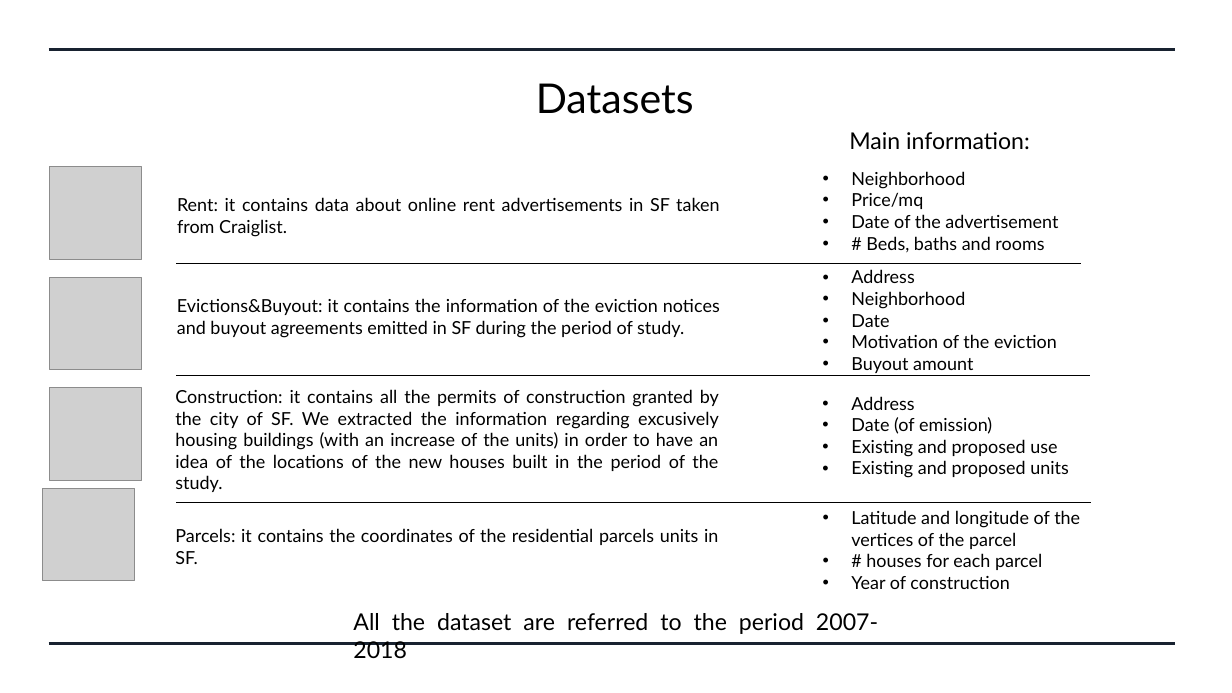
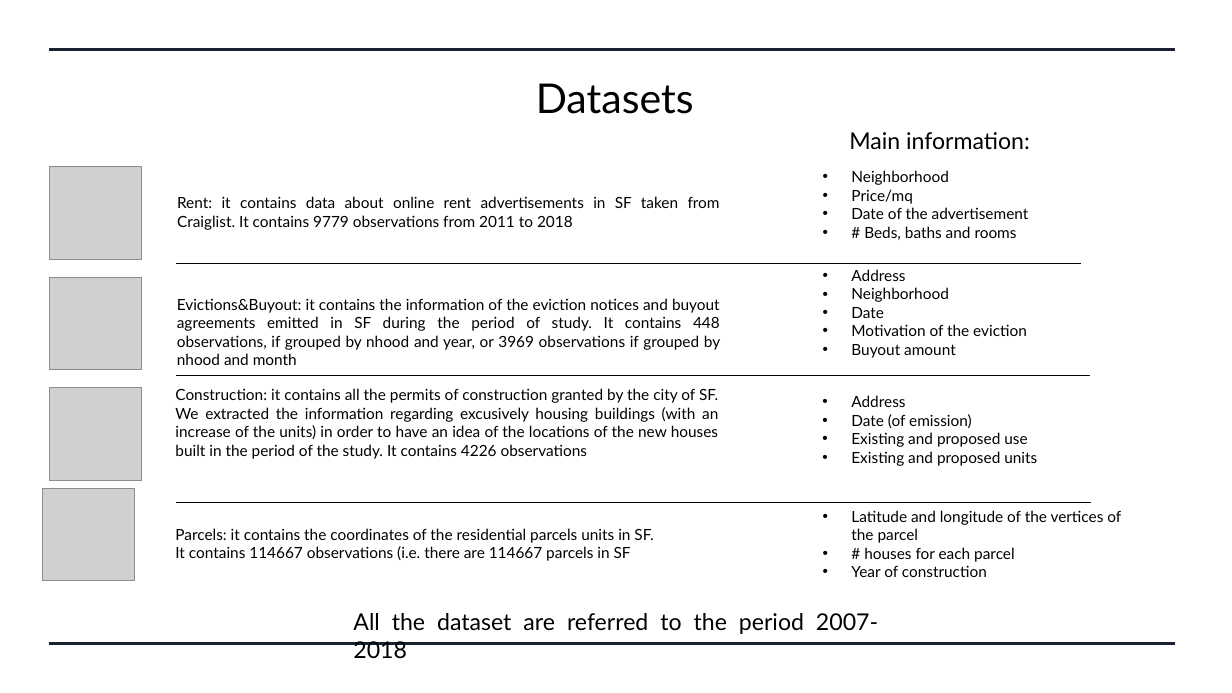
Before and after one commit to pietrobogani/SF-houses, a slide deck: slide 2 of Prima Presentazione.pptx. Drawn at 1232x693 pixels with LibreOffice and Linux fonts; fonts in the diff are those of the drawing; grey boxes stand for pictures. Boxes give left, top, right and bottom in pixels: in the first picture for what was removed or moved away, otherwise in the second. Text is boxed around its words. In the diff, an @@ line names an element or a change of style, - is before the commit and + after.

```diff
--- a/Prima Presentazione.pptx
+++ b/Prima Presentazione.pptx
@@ subtitle at box(177, 196, 720, 230): text changed; size 14 to 12 pt @@
-Rent: it contains data about online rent advertisements in SF taken from Craiglist.
+Rent: it contains data about online rent advertisements in SF taken from Craiglist. It contains 9779 observations from 2011 to 2018
@@ size 14 to 12 pt in 4 elements at box(851, 510, 1121, 577), box(851, 395, 1037, 466), box(851, 170, 1029, 240), box(851, 269, 1027, 358) @@
@@ text at box(177, 298, 720, 365): text changed; size 14 to 12 pt @@
-Evictions&Buyout: it contains the information of the eviction notices and buyout agreements emitted in SF during the period of study.
+Evictions&Buyout: it contains the information of the eviction notices and buyout agreements emitted in SF during the period of study. It contains 448 observations, if grouped by nhood and year, or 3969 observations if grouped by nhood and month
@@ text at box(175, 388, 718, 459): text changed; size 14 to 12 pt @@
-Construction: it contains all the permits of construction granted by the city of SF. We extracted the information regarding excusively housing buildings (with an increase of the units) in order to have an idea of the locations of the new houses built in the period of the study.
+Construction: it contains all the permits of construction granted by the city of SF. We extracted the information regarding excusively housing buildings (with an increase of the units) in order to have an idea of the locations of the new houses built in the period of the study. It contains 4226 observations
@@ text at box(175, 528, 653, 543): size 14 to 12 pt in "Parcels: it contains the coordinates of the ..." @@
@@ text at box(175, 546, 631, 561): paragraph added @@
+It contains 114667 observations (i.e. there are 114667 parcels in SF
```
Also in this commit, not shown: 4 other files.
